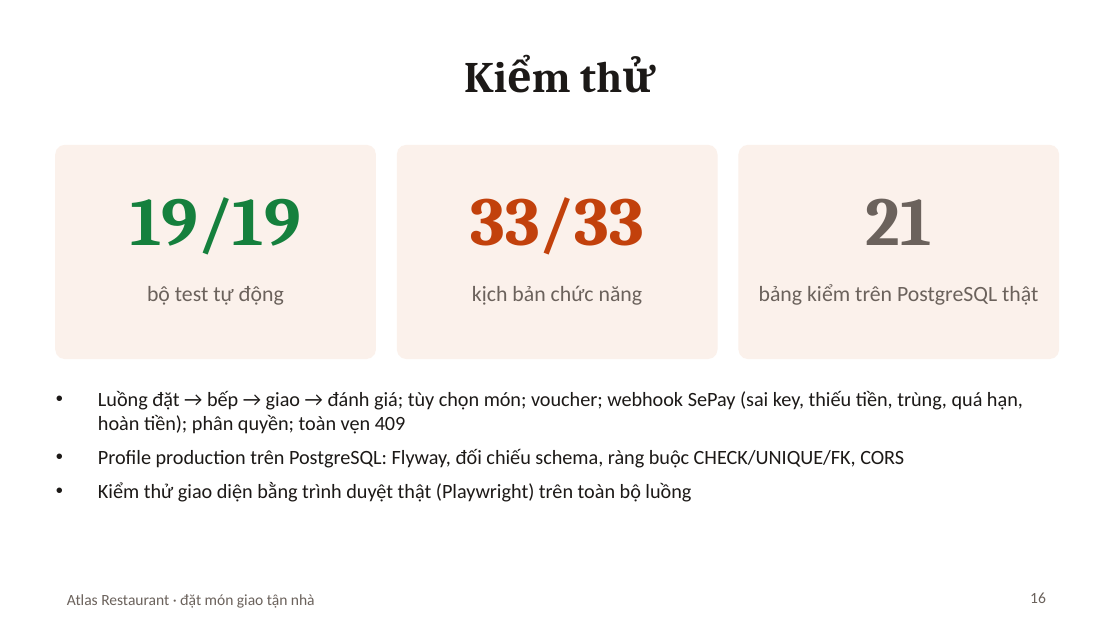
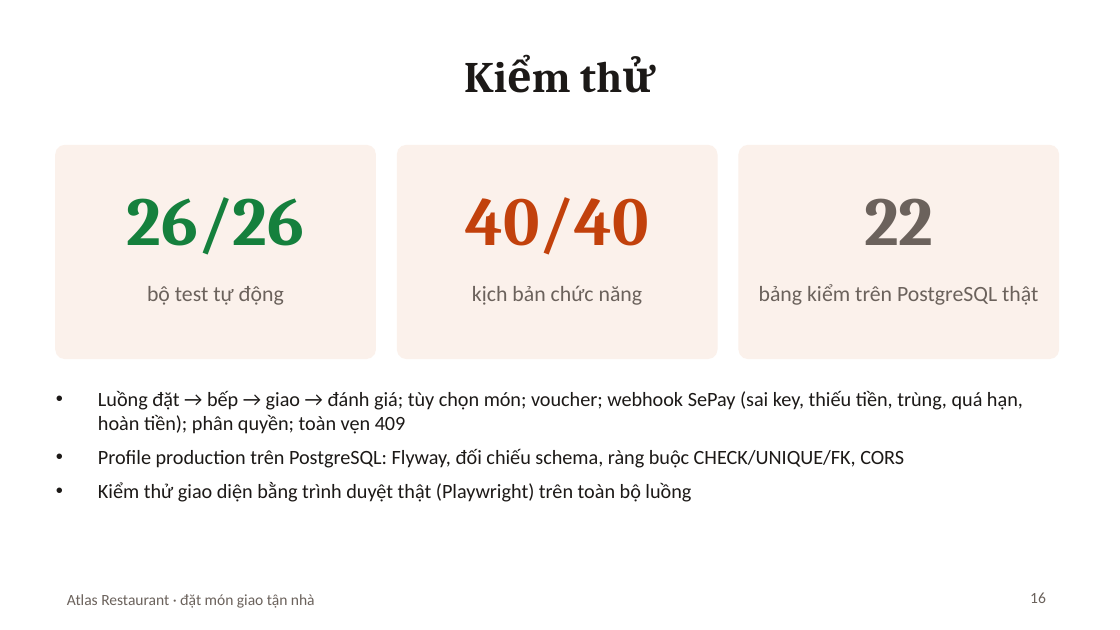
Before and after one commit to Anpham120/restaurant-ordering-mobile, a slide deck: slide 16 of docs/Slide_BTL_AtlasRestaurant.pptx. Drawn at 1120x630 pixels with LibreOffice and Linux fonts; fonts in the diff are those of the drawing. Boxes give left, top, right and bottom in pixels: in the first picture for what was removed or moved away, otherwise in the second. Text is boxed around its words. In the diff, an @@ line names an element or a change of style, - is before the commit and + after.

```diff
--- a/docs/Slide_BTL_AtlasRestaurant.pptx
+++ b/docs/Slide_BTL_AtlasRestaurant.pptx
@@ text at [127,197,305,255]: text changed @@
-19/19
+26/26
@@ text at [466,197,649,255]: text changed @@
-33/33
+40/40
@@ text at [864,198,933,245]: text changed @@
-21
+22
```
Also in this commit, not shown: 3 other slides changed, 6 other files.
